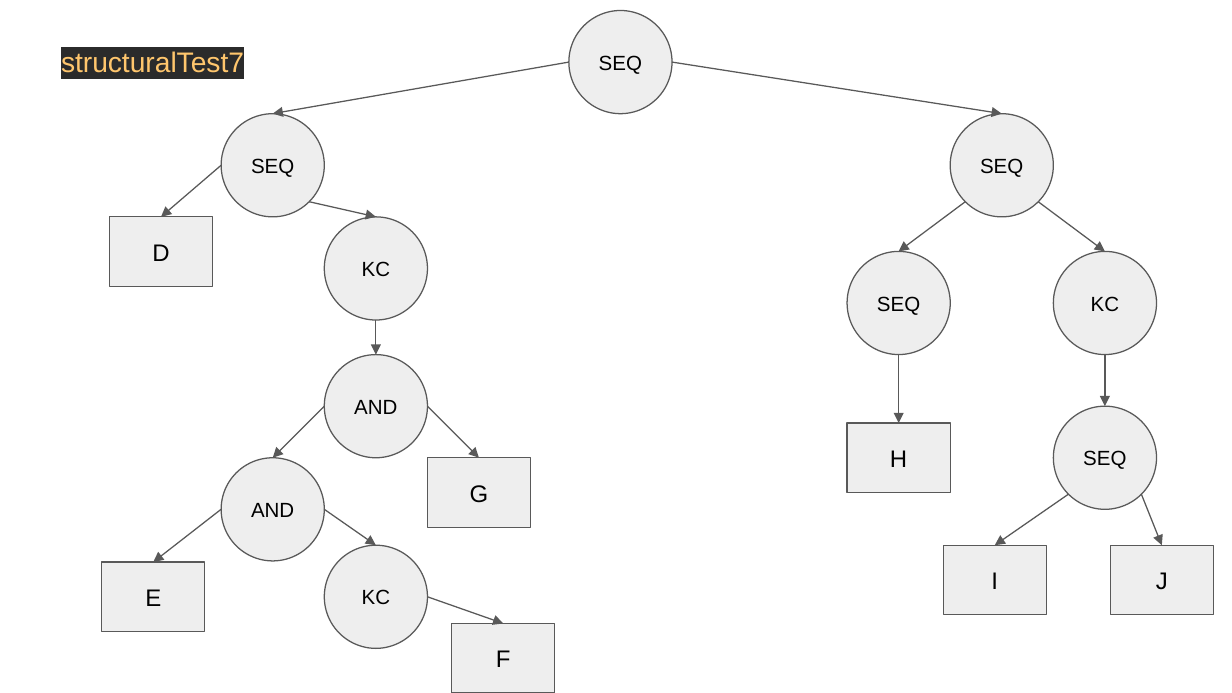
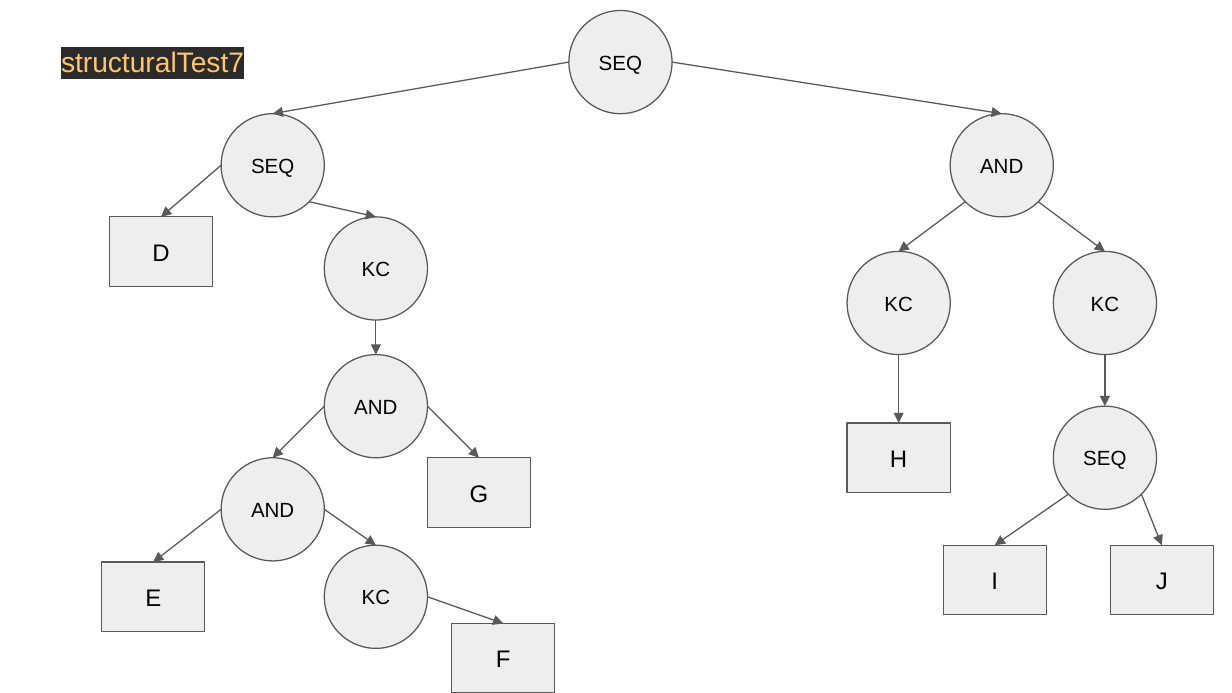
Before and after one commit to ilya-kolchinsky/OpenCEP, a slide deck: slide 8 of CEP-KC-structuralTest.pptx. Drawn at 1232x693 pixels with LibreOffice and Linux fonts; fonts in the diff are those of the drawing. Boxes give left, top, right and bottom in pixels: in the first picture for what was removed or moved away, otherwise in the second. Text is boxed around its words. In the diff, an @@ line names an element or a change of style, - is before the commit and + after.

Commit message:
Add files via upload
two pptx files that show:
1) Structure of the structural tests
2) Old vs New hierarchy

```diff
--- a/CEP-KC-structuralTest.pptx
+++ b/CEP-KC-structuralTest.pptx
@@ text in ellipse at [980,159,1023,173]: text changed @@
-SEQ
+AND
@@ text in ellipse at [884,296,912,311]: text changed @@
-SEQ
+KC
```
Also in this commit, not shown: 1 other file.
